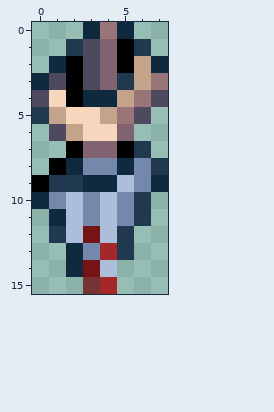
Two versions of one pixel-art file, assets/map/tile_pointer.aseprite. That is the earlier state.
8x16 pixels, 1 frame.
Once edited:
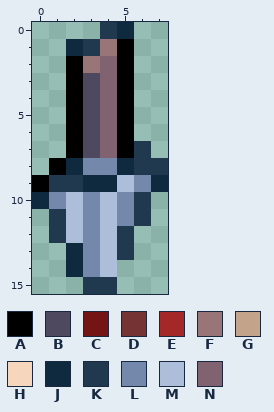
Palette (. is transparent): A #000000  B #4e495f  C #751414  D #753333  E #a52828  F #997577  G #c3a38a  H #f6d6bd  J #0f2a3f  K #20394f  L #7388aa  M #adbeda  N #816271
Changes in this commit:
Changed rows in their new state; - is an unchanged pixel.
first column x 0:
 0 ---.K---
 1 --JKF-.-
 2 -.-F--..
 3 ..---A..
 4 ..-BNA..
 5 ..ABNA.-
 6 -.ABNA--
 7 ---B----
 8 ------K-
11 -K------
12 ---L----
13 ----M---
14 ---L----
15 ---KK---
Boxes around the changes in both pictures, in picture pixels (x1, y1, x2, y2):
changed: (32, 22, 168, 294)
